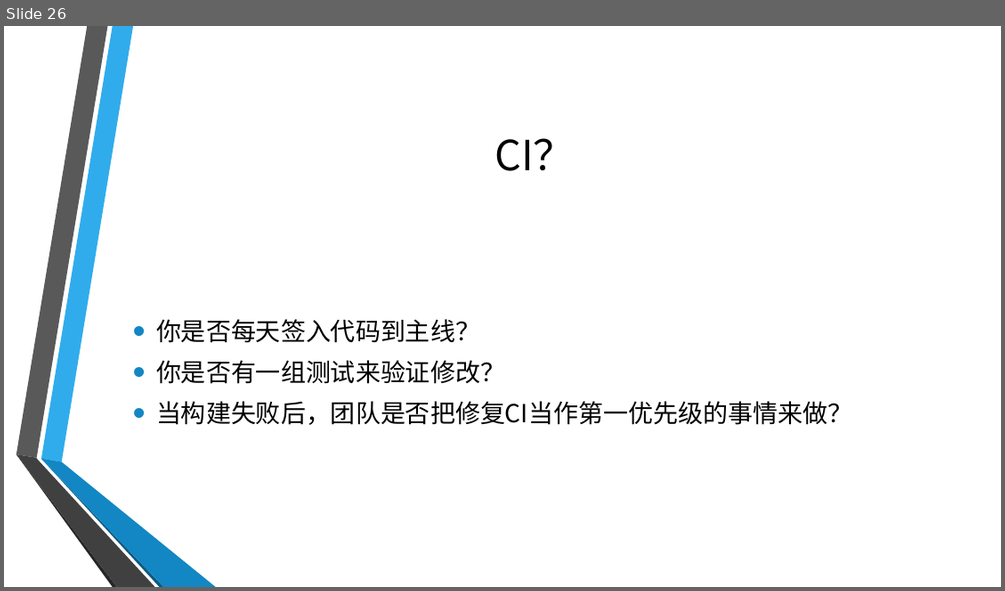
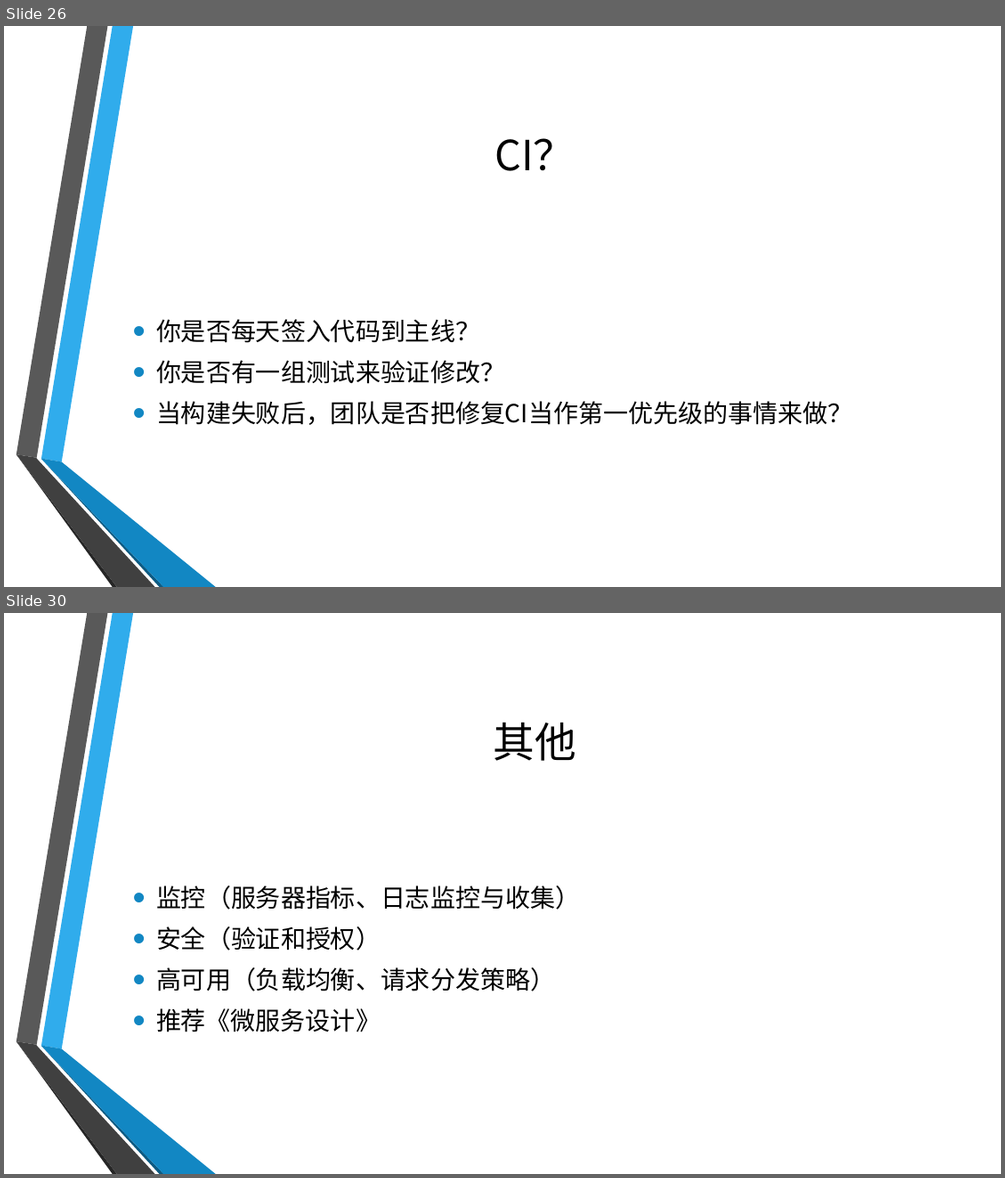
Before and after one commit to GloryXu/spring-cloud, a slide deck: Micro Service.pptx. Shown one above the other, each under a label of ours: slide 26 before the commit, slides 26 and 30 after it; the slides between them are not shown. The pictures are 1005x591 and 1005x1178 pixels, drawn with LibreOffice and Linux fonts; fonts in the diff are those of the drawing; background and template pictures are left out. Boxes give left, top, right and bottom in pixels: in the first picture for what was removed or moved away, otherwise in the second. Text is boxed around its words. In the diff, an @@ line names an element or a change of style, - is before the commit and + after.

```diff
--- a/Micro Service.pptx
+++ b/Micro Service.pptx
@@ slide 30 added at (x1=4, y1=613, x2=1001, y2=1174), background picture (left out); not listed: 6 template elements that a slide beside it also shows @@
@@ title added at (x1=494, y1=722, x2=576, y2=761), 40 pt, text #000000 @@
+其他
@@ text added at (x1=156, y1=885, x2=580, y2=1032), 24 pt, text #000000 @@
+• 监控（服务器指标、日志监控与收集）
+• 安全（验证和授权）
+• 高可用（负载均衡、请求分发策略）
+• 推荐《微服务设计》
```
Also in this commit, not shown: 2 slides changed, 3 other slides added.
